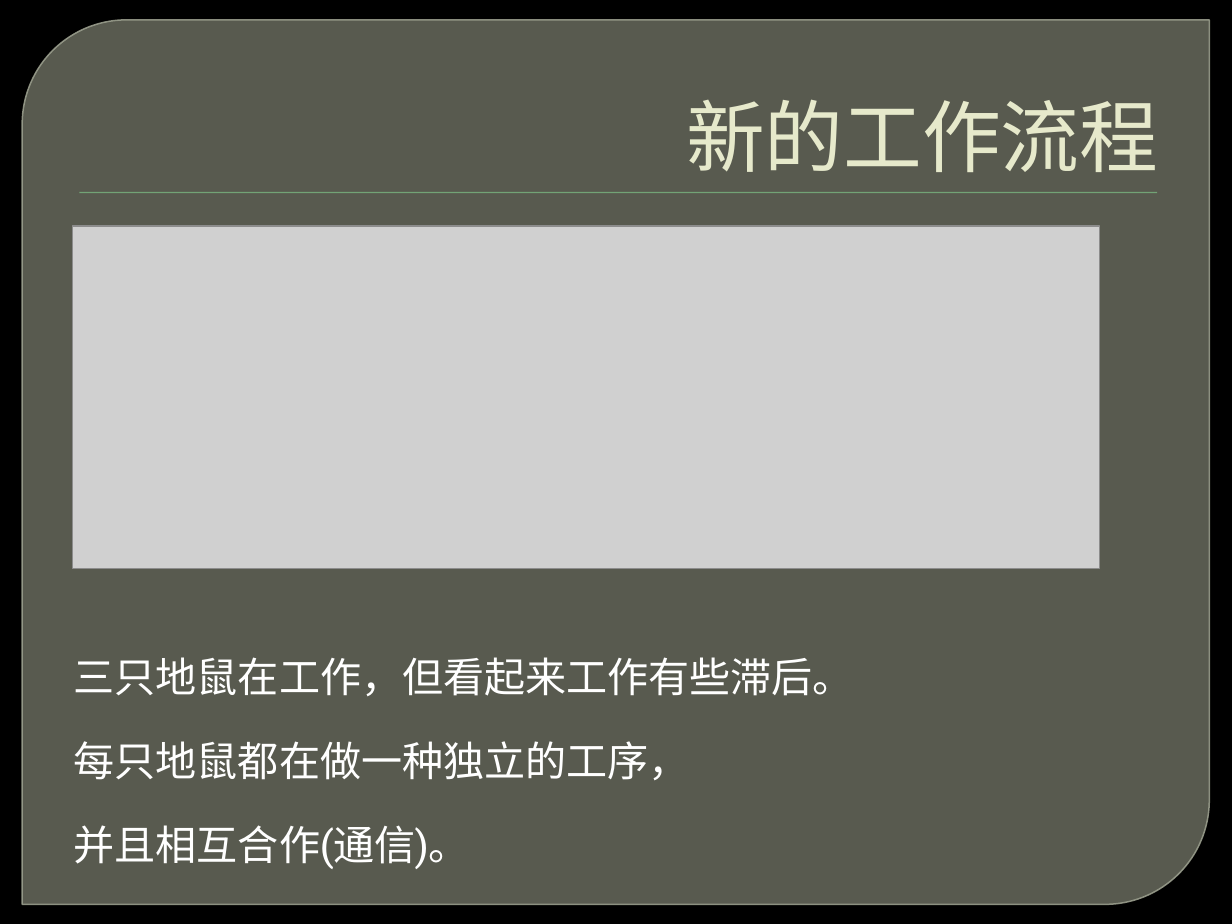
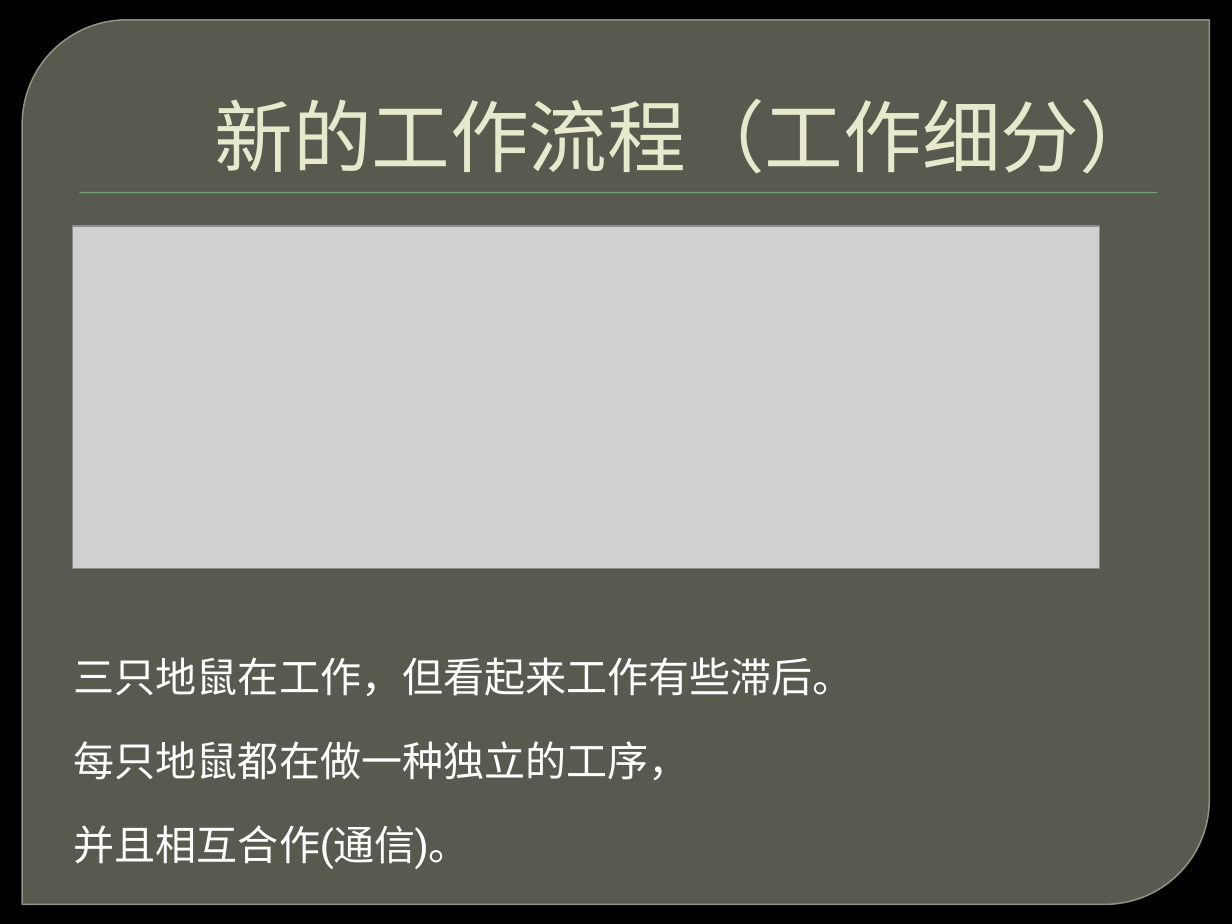
Before and after one commit to ghj1976/lecture, a slide deck: slide 21 of 并发不等于并行/并发不等于并行.pptx. Drawn at 1232x924 pixels with LibreOffice and Linux fonts; fonts in the diff are those of the drawing; grey boxes stand for pictures; background and template pictures are left out. Boxes give left, top, right and bottom in pixels: in the first picture for what was removed or moved away, otherwise in the second. Text is boxed around its words. In the diff, an @@ line names an element or a change of style, - is before the commit and + after.

```diff
--- a/并发不等于并行/并发不等于并行.pptx
+++ b/并发不等于并行/并发不等于并行.pptx
@@ title at (x1=214, y1=99, x2=1158, y2=174): text changed @@
-新的工作流程
+新的工作流程（工作细分）
```
Also in this commit, not shown: 10 other slides changed.
